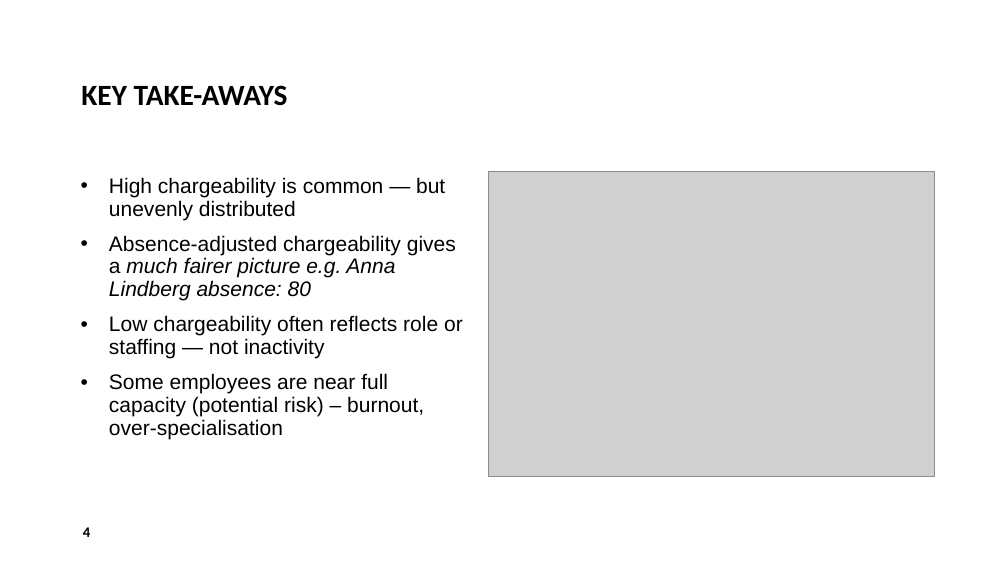
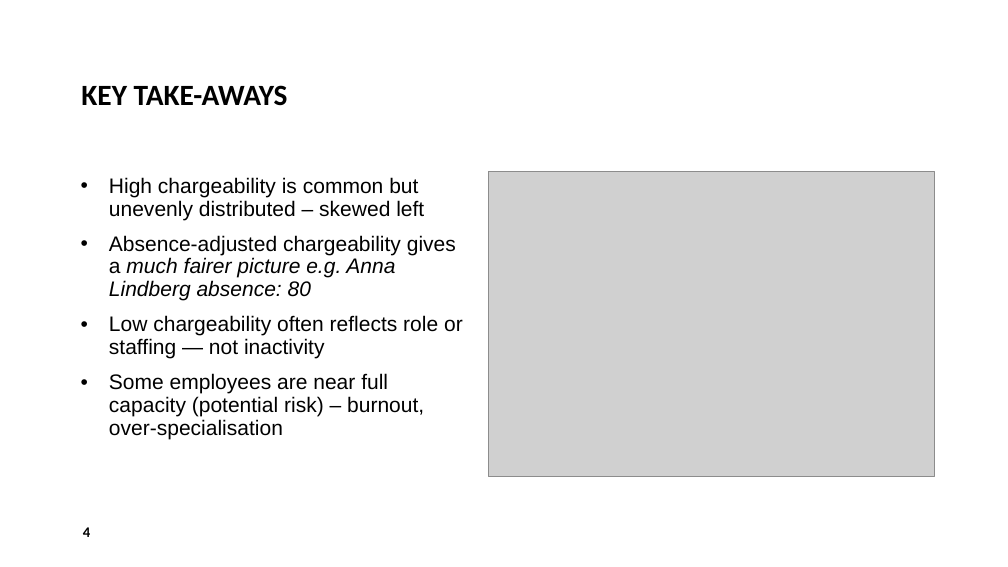
Before and after one commit to menerig/Curamando_trainee, a slide deck: slide 4 of Case interview for the role of Eidra Data.pptx. Drawn at 1008x567 pixels with LibreOffice and Linux fonts; fonts in the diff are those of the drawing; grey boxes stand for pictures. Boxes give left, top, right and bottom in pixels: in the first picture for what was removed or moved away, otherwise in the second. Text is boxed around its words. In the diff, an @@ line names an element or a change of style, - is before the commit and + after.

```diff
--- a/Case interview for the role of Eidra Data.pptx
+++ b/Case interview for the role of Eidra Data.pptx
@@ text at <box>109,177,424,220</box>: text changed @@
-  • High chargeability is common — but unevenly distributed
+  • High chargeability is common but unevenly distributed – skewed left
```
Also in this commit, not shown: 6 other slides changed, 3 other files.
